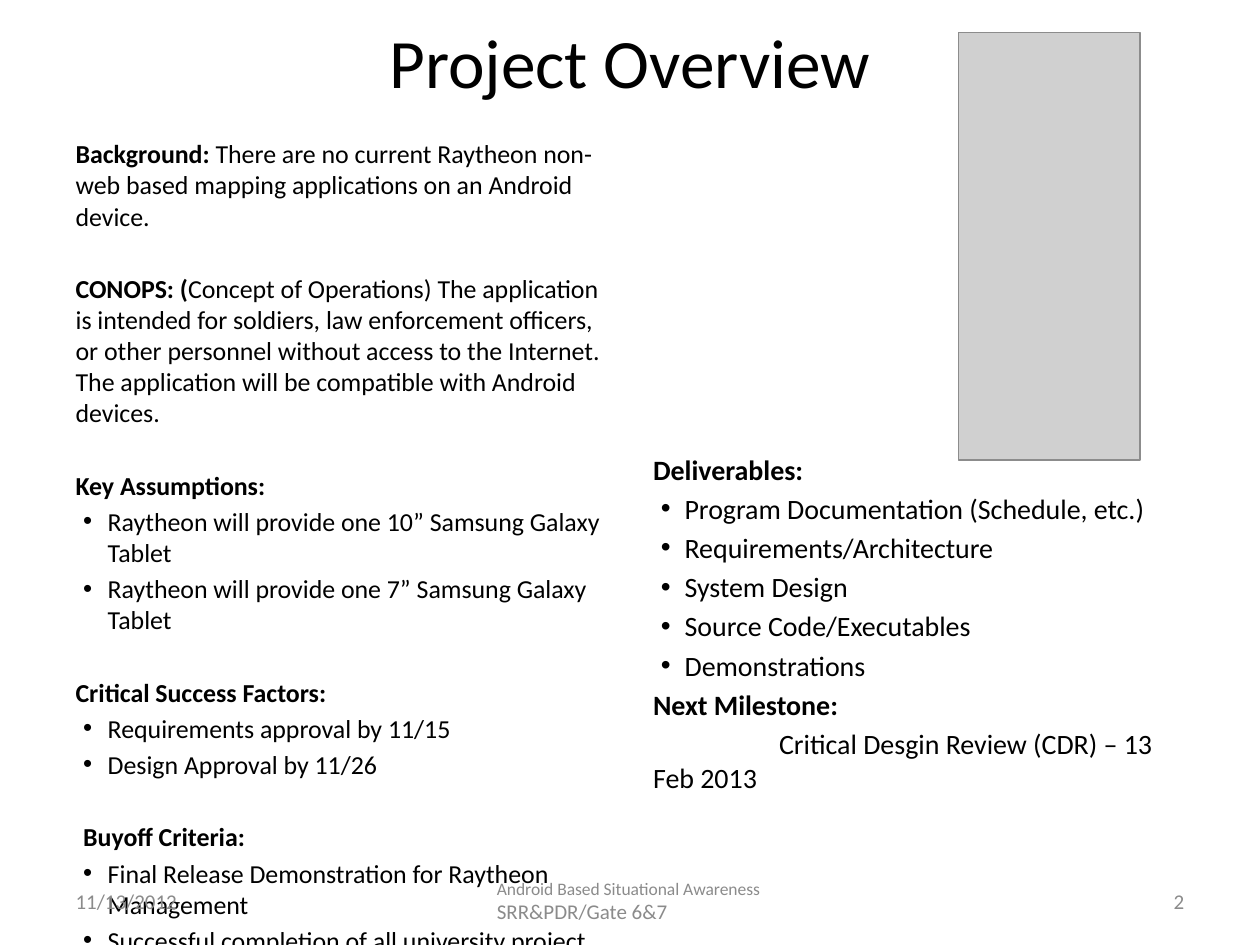
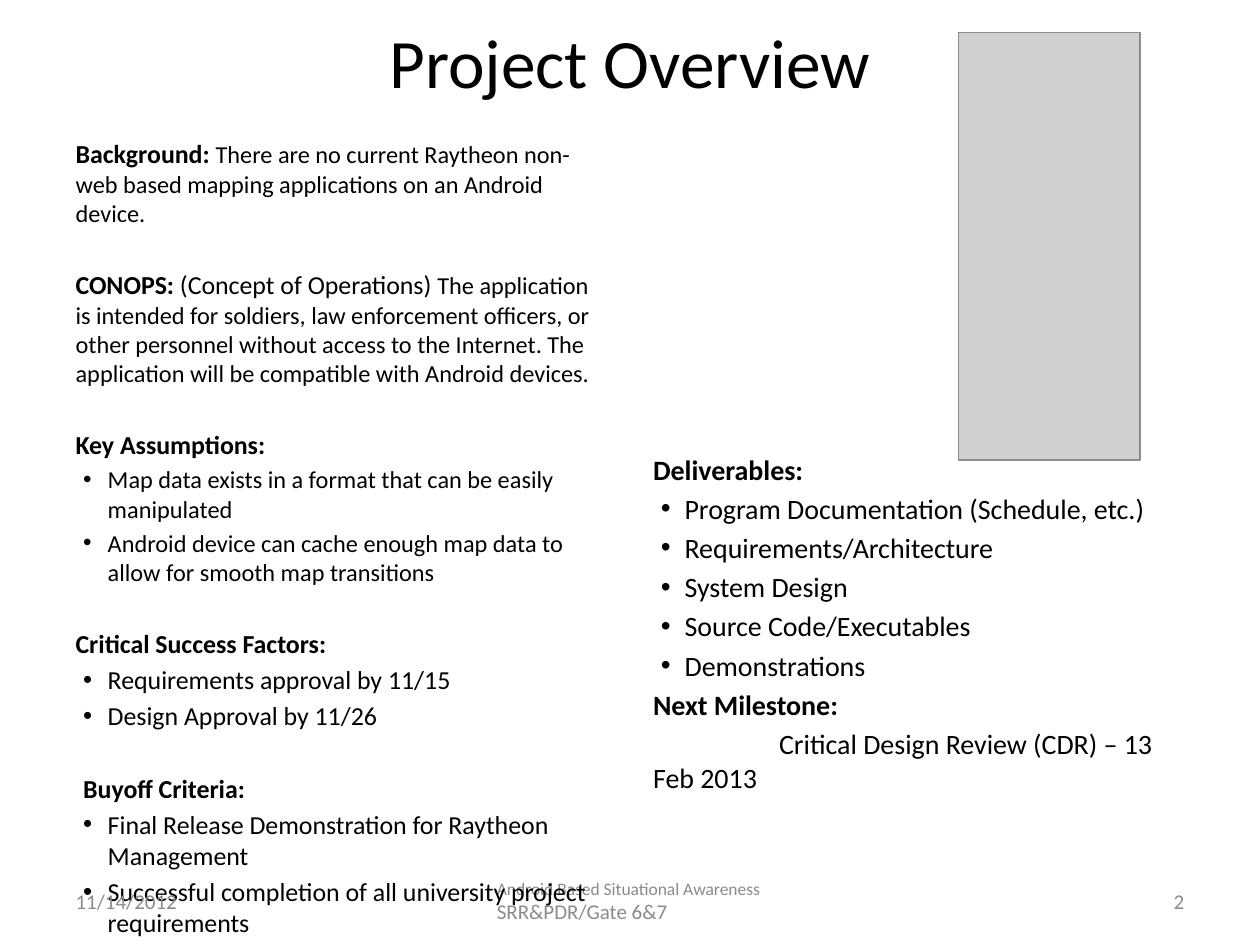
Before and after one commit to atniptw/Senior-Project, a slide deck: slide 2 of Documents/PowerPoints/Senior Design Project - Gate 6 1.0.pptx. Drawn at 1260x945 pixels with LibreOffice and Linux fonts; fonts in the diff are those of the drawing; grey boxes stand for pictures. Boxes give left, top, right and bottom in pixels: in the first picture for what was removed or moved away, otherwise in the second. Text is boxed around its words. In the diff, an @@ line names an element or a change of style, - is before the commit and + after.

```diff
--- a/Documents/PowerPoints/Senior Design Project - Gate 6 1.0.pptx
+++ b/Documents/PowerPoints/Senior Design Project - Gate 6 1.0.pptx
@@ text at bbox=[76, 144, 589, 386]: size 14.8 to 13.9 pt in "There are no current Raytheon non-web based ...", "The application is intended for soldiers, law ..."; bold off in "(Concept" @@
@@ text at bbox=[108, 471, 563, 585]: text changed; size 14.8 to 13.9 pt @@
-• Raytheon will provide one 10” Samsung Galaxy Tablet
-• Raytheon will provide one 7” Samsung Galaxy Tablet
+• Map data exists in a format that can be easily manipulated
+• Android device can cache enough map data to allow for smooth map transitions
@@ text at bbox=[653, 733, 1152, 788]: text changed @@
-Critical Desgin Review (CDR) – 13 Feb 2013
+Critical Design Review (CDR) – 13 Feb 2013
@@ text at bbox=[76, 891, 177, 915]: text changed @@
-11/13/2012
+11/14/2012
```
Also in this commit, not shown: 12 other slides changed, 1 slide added, 12 other files.
